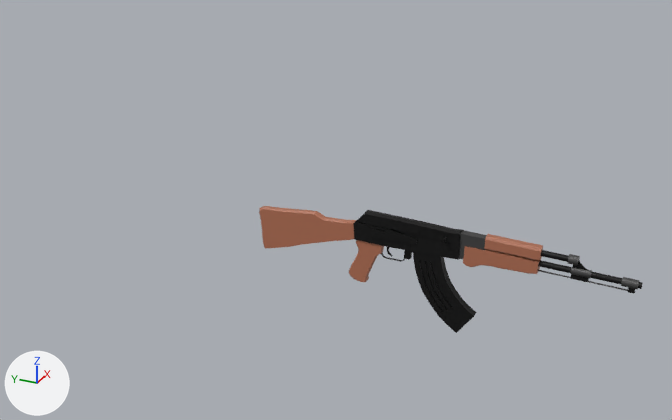
What one commit did to the FBX model Assets/Models/FPSAnim/FBX/AK.fbx.
One viewpoint serves both versions: a 50 mm lens placed at (-9.44, -7.43, 3.99), pointed at (-0.1, -3.22, -0.69). Every picture has the same lights, and +X, +Y and +Z are marked at lower left. Where no turn or scale is listed for an object, it has been applied to the vertices. Vertices at the same position are counted once.

Script lines for the objects in view, before the commit:
```python
mat_material_002 = principled_material('Material.002')
mat_material_002.base_color = (0.0208, 0.0208, 0.0208)  # black #282828
mat_material_002.metallic = 0.789
mat_material_003 = principled_material('Material.003')
mat_material_003.base_color = (0.0991, 0.0991, 0.0991)  # dark grey #595959
mat_material_003.metallic = 0.697
me_cube_012 = bpy.data.meshes.new('Cube.012')
me_cube_012.from_pydata(...)  # 304 vertices, 302 faces; spans x -1.05..3.72, y -1.0..1.0, z -4.85..0.77
me_cube_012.materials.append(mat_material_002)  # black #282828
me_cube_013 = bpy.data.meshes.new('Cube.013')
me_cube_013.from_pydata(...)  # 20 vertices, 16 faces; spans x -1.0..1.0, y -2.7..1.0, z -1.0..1.0
me_cube_013.materials.append(mat_material_002)  # black #282828
me_cube_015 = bpy.data.meshes.new('Cube.015')
me_cube_015.from_pydata(...)  # 1582 vertices, 1218 faces; spans x -0.07..0.08, y -2.61..1.58, z -0.49..0.35
# faces by material slot: [664, 400, 154]
me_cube_015.materials.append(mat_material_002)  # black #282828
me_cube_015.materials.append(mat_wood)  # brown #af6e53
me_cube_015.materials.append(mat_material_003)  # dark grey #595959
ob_body = bpy.data.objects.new('Body', me_cube_015)
ob_body.location = (-1.005, -4.266, -0.531)
ob_cartridge = bpy.data.objects.new('Cartridge', me_cube_012)
ob_cartridge.location = (-1.012, -4.703, -0.611)
ob_cartridge.rotation_euler = (-0.0585, 0.0265, -1.576)  # degrees (-3.4, 1.5, -90)
ob_cartridge.scale = (0.155, 0.0484, 0.155)
ob_reloader = bpy.data.objects.new('Reloader', me_cube_013)
ob_reloader.location = (-0.993, -4.655, -0.299)
ob_reloader.rotation_euler = (-0.0585, 0.0265, -1.576)  # degrees (-3.4, 1.5, -90)
ob_reloader.scale = (0.331, 0.0507, 0.0728)
```
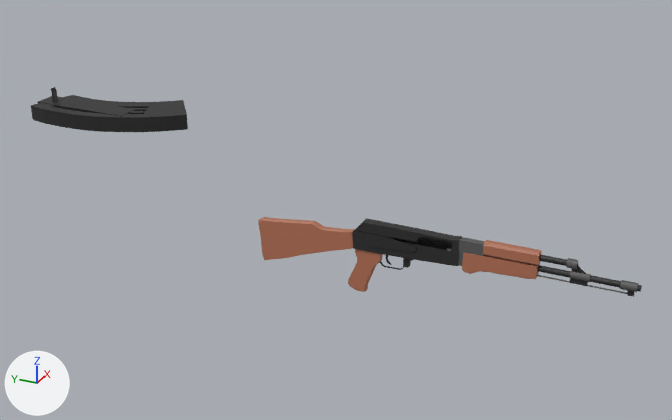
Where the newer file only moved an object's origin or applied its transform, the numbers keep the older frame.

Location of each change, [x1, y1, x2, y2] in pixels of the pictures (672 x 420 px; the box of a moved part takes in the faces that stretch with it):
'Body', surface changed, reshaped (9% shorter): before [259, 206, 643, 294]; after [258, 217, 642, 297]
'Cartridge', surface changed, moved, turned, rescaled: before [413, 252, 477, 333]; after [31, 95, 188, 132]
'Reloader', surface changed, moved, turned, rescaled: before [394, 229, 453, 244]; after [37, 87, 135, 116]
part 1 of me_cube_015, moved or reshaped: before [387, 247, 393, 257]; after [386, 255, 391, 265]
part 2 of me_cube_015, moved or reshaped: before [463, 246, 541, 274]; after [462, 252, 540, 279]
part 3 of me_cube_015, moved or reshaped: before [484, 234, 543, 260]; after [483, 240, 541, 265]
part 4 of me_cube_015, moved or reshaped: before [538, 270, 635, 293]; after [537, 275, 627, 294]
part 5 of me_cube_015, moved or reshaped: before [571, 274, 589, 282]; after [570, 278, 588, 286]
part 6 of me_cube_015, added: after [571, 263, 587, 274]
part 7 of me_cube_015, moved or reshaped: before [459, 230, 487, 259]; after [458, 237, 485, 266]
part 8 of me_cube_015, moved or reshaped: before [628, 288, 635, 294]; after [627, 291, 634, 297]
part 9 of me_cube_015, moved or reshaped: before [349, 240, 384, 282]; after [348, 249, 383, 292]
part 10 of me_cube_015, moved or reshaped: before [371, 229, 418, 244]; after [369, 237, 416, 252]
part 11 of me_cube_015, deleted: before [381, 251, 405, 262]
part 12 of me_cube_015, moved or reshaped: before [259, 206, 643, 290]; after [258, 217, 642, 292]

The edits, one by one:
In material 'Material.002' (mat_material_002), metallic goes from 0.789 to 0.0.
In material 'Material.003' (mat_material_003), metallic goes from 0.697 to 0.0.
me_cube_015 is used by ob_body; location (-1.005, -4.266, -0.531).
me_cube_015 had 1582 vertices, 1218 faces and spanned x -0.07..0.08, y -2.61..1.58, z -0.49..0.35.
me_cube_015 now has 1582 vertices, 1218 faces and spans x -0.12..0.06, y -2.61..1.59, z -0.59..0.27.
me_cube_015 part 1: the loose piece of 20 vertices spanning x -0.02..0.01, y -0.06..0.07, z -0.13..0.04 is moved by (-0.04, 0.0, -0.09).
me_cube_015 part 2: the loose piece of 100 vertices spanning x -0.07..0.07, y -1.61..-0.84, z -0.05..0.19 is multiplied about its middle by the matrix ((0.999, 0.0, 0.036), (-0.001, 1.0, 0.028), (-0.036, -0.028, 0.999)), then moved by (-0.03, 0.0, -0.05).
me_cube_015 part 3: the loose piece of 12 vertices spanning x -0.05..0.07, y -1.62..-1.05, z 0.18..0.33 is moved by (-0.02, 0.01, -0.05).
me_cube_015 part 4: the loose piece of 64 vertices spanning x -0.02..0.01, y -2.56..-1.33, z 0.02..0.06 is scaled about its middle by (1.05, 1, 0.0588), then moved by (-0.03, 0.0, -0.03).
me_cube_015 part 5: the loose piece of 8 vertices spanning x -0.02..0.01, y -2.11..-1.93, z 0.03..0.11 is moved by (-0.03, 0.0, -0.03).
me_cube_015 part 6: the loose piece of 32 vertices spanning x -0.01..0.01, y -2.11..-1.92, z 0.14..0.26 is copied, and the copy is moved by (-0.03, 0.0, -0.03); it spans x -0.03..-0.01, y -2.11..-1.92, z 0.11..0.22.
me_cube_015 part 7: the loose piece of 20 vertices spanning x -0.05..0.06, y -1.06..-0.77, z 0.02..0.31 is moved by (-0.03, 0.0, -0.06).
me_cube_015 part 8: the loose piece of 8 vertices spanning x -0.02..0.01, y -2.56..-2.49, z 0.01..0.09 is moved by (-0.03, 0.0, -0.02).
me_cube_015 part 9: the loose piece of 140 vertices spanning x -0.07..0.05, y 0.08..0.46, z -0.49..0.02 is moved by (-0.04, -0.01, -0.09).
me_cube_015 part 10: the loose piece of 158 vertices spanning x -0.07..-0.05, y -0.33..0.2, z 0.08..0.22 is moved by (-0.03, 0.0, -0.08).
me_cube_015 part 11: the loose piece of 36 vertices spanning x -0.02..0.01, y -0.18..0.11, z -0.16..0.06 is deleted.
me_cube_015 part 12: 5 vertices moved within x -0.04..0.01, y -2.42..-0.18, z -0.11..0.22; 993 vertices removed from x -0.06..0.08, y -2.61..1.58, z -0.33..0.35; 997 vertices added at x -0.1..0.06, y -2.61..1.59, z -0.46..0.26.
Object 'Cartridge' (ob_cartridge) moves from (-1.012, -4.703, -0.611) to (-0.041, 0.809, 0.0).
Object 'Cartridge' (ob_cartridge) turns from (-3.4, 1.5, -90) to (-90, 0, -19) degrees about x, y and z.
Object 'Cartridge' (ob_cartridge) is rescaled from (0.155, 0.0484, 0.155) to (0.323, 0.101, 0.323).
Object 'Reloader' (ob_reloader) moves from (-0.993, -4.655, -0.299) to (0.007, 0.473, 0.0).
Object 'Reloader' (ob_reloader) turns from (-3.4, 1.5, -90) to (-90, 0, 89) degrees about x, y and z.
Object 'Reloader' (ob_reloader) is rescaled from (0.331, 0.0507, 0.0728) to (0.689, 0.106, 0.152).
